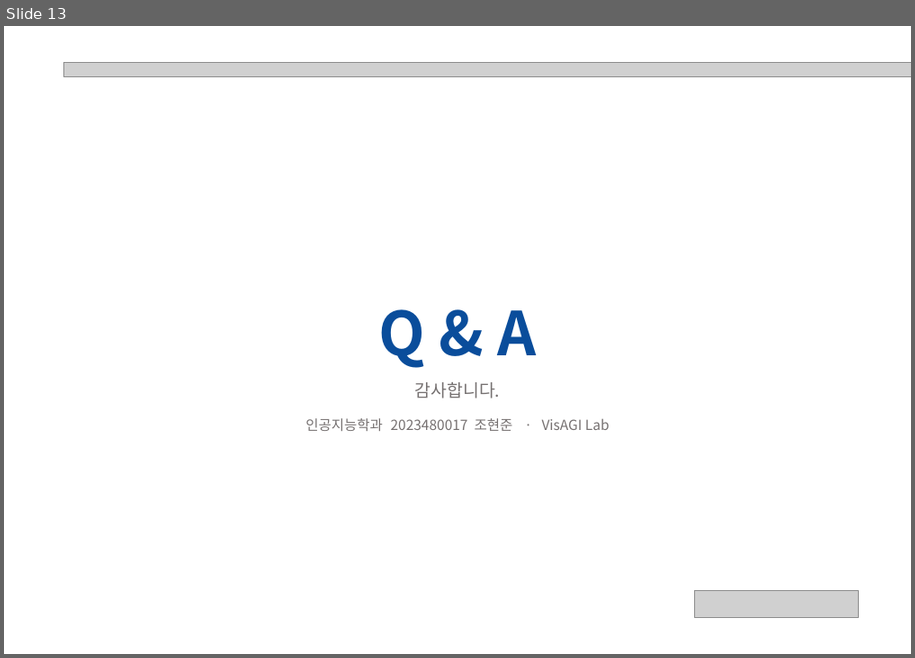
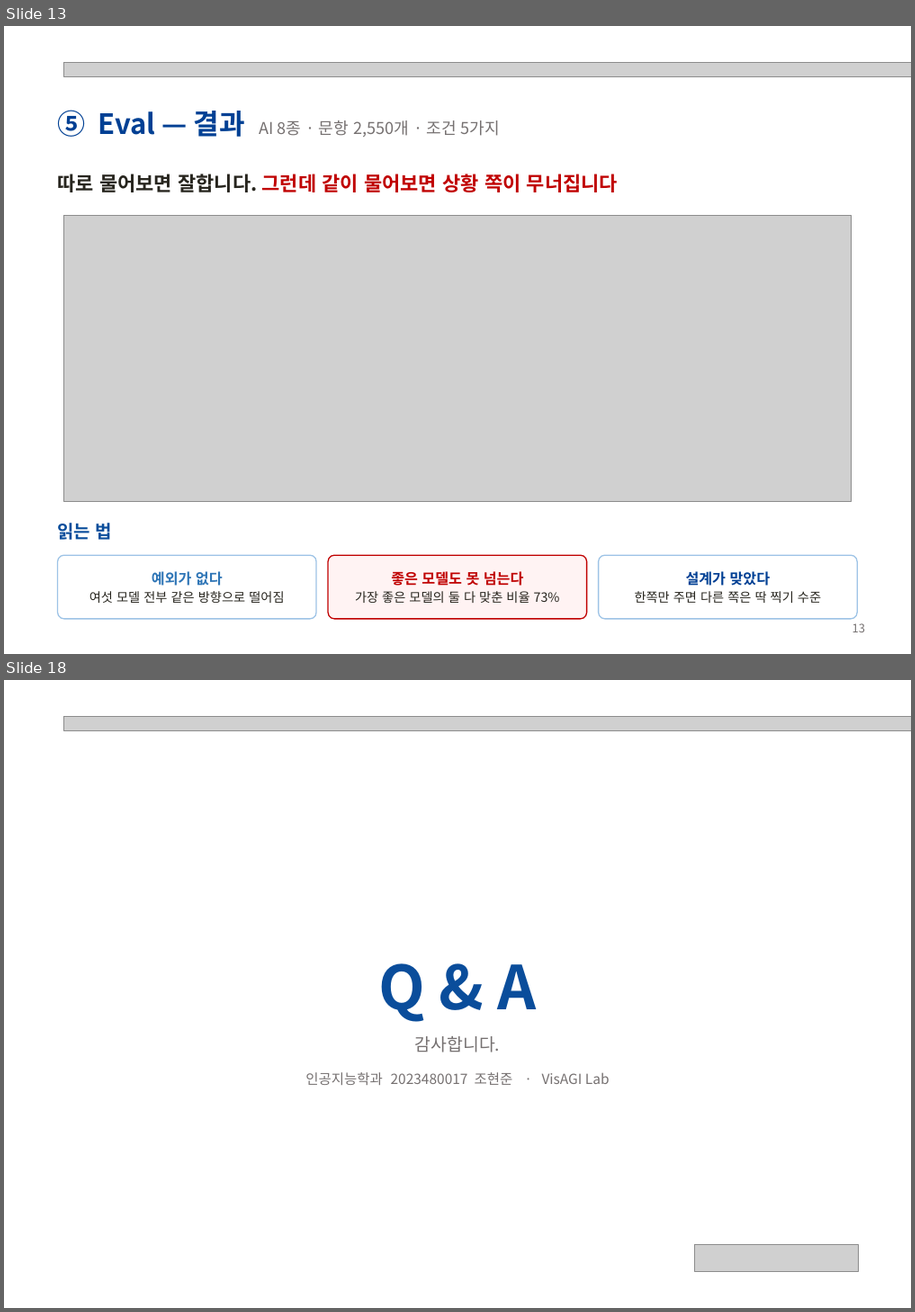
Before and after one commit to hjhj6411/tpo, a slide deck: presentation/POD-Bench_성과발표.pptx. Shown one above the other, each under a label of ours: slide 13 before the commit, slides 13 and 18 after it; the slides between them are not shown. The pictures are 915x658 and 915x1312 pixels, drawn with LibreOffice and Linux fonts; fonts in the diff are those of the drawing; grey boxes stand for pictures. Boxes give left, top, right and bottom in pixels: in the first picture for what was removed or moved away, otherwise in the second. Text is boxed around its words. In the diff, an @@ line names an element or a change of style, - is before the commit and + after.

```diff
--- a/presentation/POD-Bench_성과발표.pptx
+++ b/presentation/POD-Bench_성과발표.pptx
@@ slide 13 added at <box>4,26,911,654</box>, background #FFFFFF @@
@@ picture added at <box>64,63,911,77</box> @@
@@ text added at <box>58,110,500,137</box>, 14 pt, text #767171 @@
+⑤ Eval — 결과 AI 8종 · 문항 2,550개 · 조건 5가지
@@ text added at <box>58,174,618,192</box>, 17 pt, text #C00000, bold @@
+따로 물어보면 잘합니다. 그런데 같이 물어보면 상황 쪽이 무너집니다
@@ picture added at <box>64,215,852,501</box> @@
@@ text added at <box>58,523,112,540</box>, 15.5 pt, text #0A4D9B, bold @@
+읽는 법
@@ rounded rectangle added at <box>58,555,316,619</box>, fill #FFFFFF, outline #9DC3E6 1 pt, 11 pt, text #27251E @@
+예외가 없다
+여섯 모델 전부 같은 방향으로 떨어짐
@@ rounded rectangle added at <box>328,555,587,619</box>, fill #FFF3F3, outline #C00000 1 pt, 11 pt, text #27251E @@
+좋은 모델도 못 넘는다
+가장 좋은 모델의 둘 다 맞춘 비율 73%
@@ rounded rectangle added at <box>599,555,857,619</box>, fill #FFFFFF, outline #9DC3E6 1 pt, 11 pt, text #27251E @@
+설계가 맞았다
+한쪽만 주면 다른 쪽은 딱 찍기 수준
@@ text added at <box>853,624,865,633</box>, 10 pt, text #767171 @@
+13
@@ what was slide 13 is now slide 18 @@
```
Also in this commit, not shown: 8 slides changed, 7 other slides added, 3 slides removed, 5 other files.
